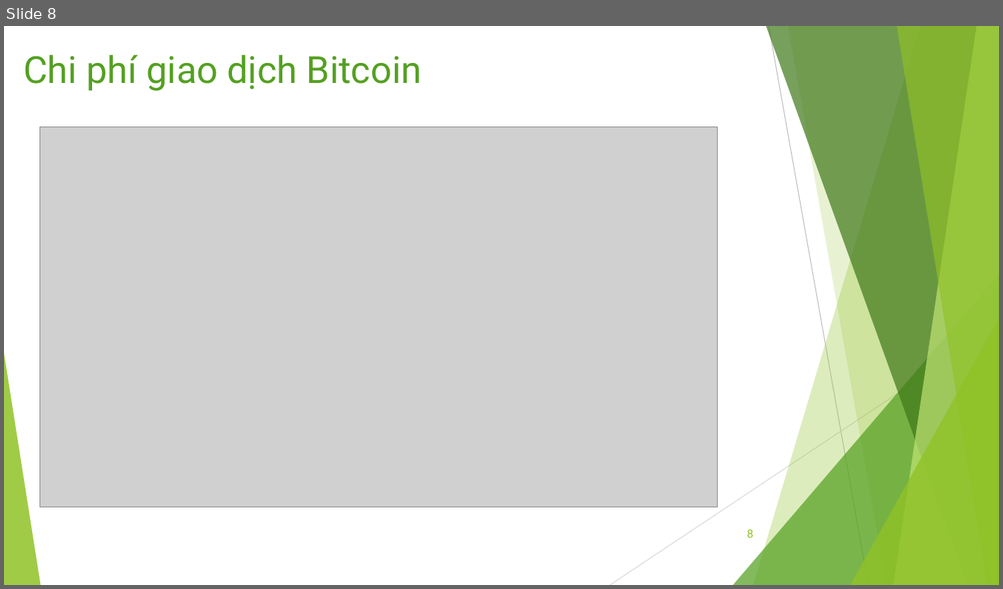
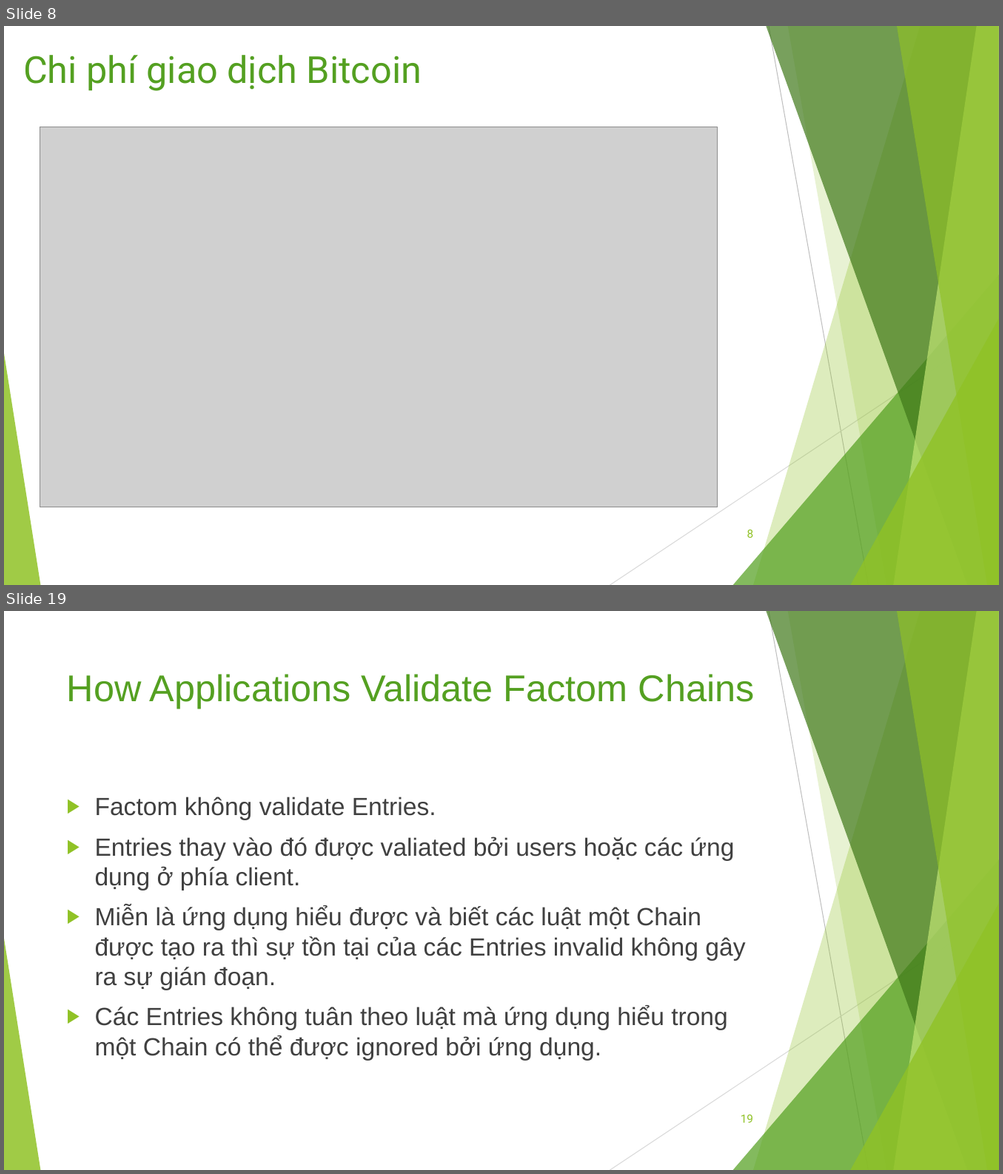
Before and after one commit to bku-blockchain/factom-research, a slide deck: docs/factom.pptx. Shown one above the other, each under a label of ours: slide 8 before the commit, slides 8 and 19 after it; the slides between them are not shown. The pictures are 1003x589 and 1003x1174 pixels, drawn with LibreOffice and Linux fonts; fonts in the diff are those of the drawing; grey boxes stand for pictures. Boxes give left, top, right and bottom in pixels: in the first picture for what was removed or moved away, otherwise in the second. Text is boxed around its words. In the diff, an @@ line names an element or a change of style, - is before the commit and + after.

```diff
--- a/docs/factom.pptx
+++ b/docs/factom.pptx
@@ slide 19 added at (4, 611, 999, 1170), background #FFFFFF; not listed: 10 template elements that a slide beside it also shows @@
@@ title added at (67, 674, 754, 709), 36 pt, text #54A021 @@
+How Applications Validate Factom Chains
@@ text added at (95, 797, 745, 1061), 24 pt, text #404040 @@
+▶ Factom không validate Entries.
+▶ Entries thay vào đó được valiated bởi users hoặc các ứng dụng ở phía client.
+▶ Miễn là ứng dụng hiểu được và biết các luật một Chain được tạo ra thì sự tồn tại của các Entries invalid không gây ra sự gián đoạn.
+▶ Các Entries không tuân theo luật mà ứng dụng hiểu trong một Chain có thể được ignored bởi ứng dụng.
@@ page number added at (740, 1115, 753, 1123), 11 pt, text #90C226 @@
+19
```
Also in this commit, not shown: 15 slides changed, 16 other slides added, 2 other files.
